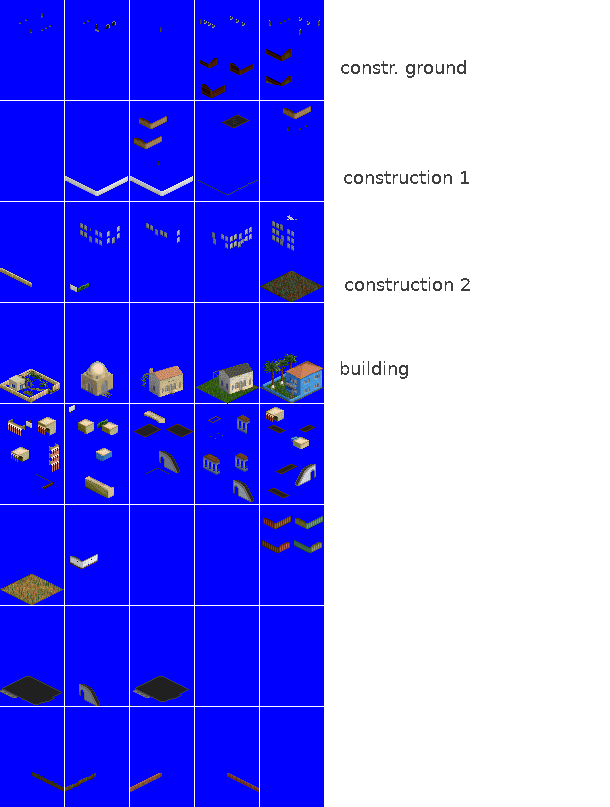
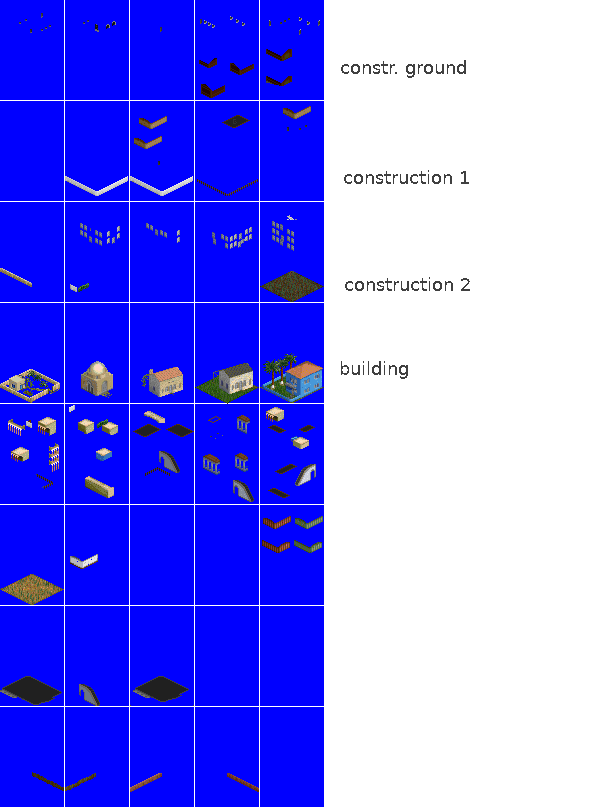
Two versions of the same layered image (610×807). Layer-by-layer changes:
painted on "roof" over (141, 373, 149, 386)
painted on "building" over (81, 361, 183, 394)
